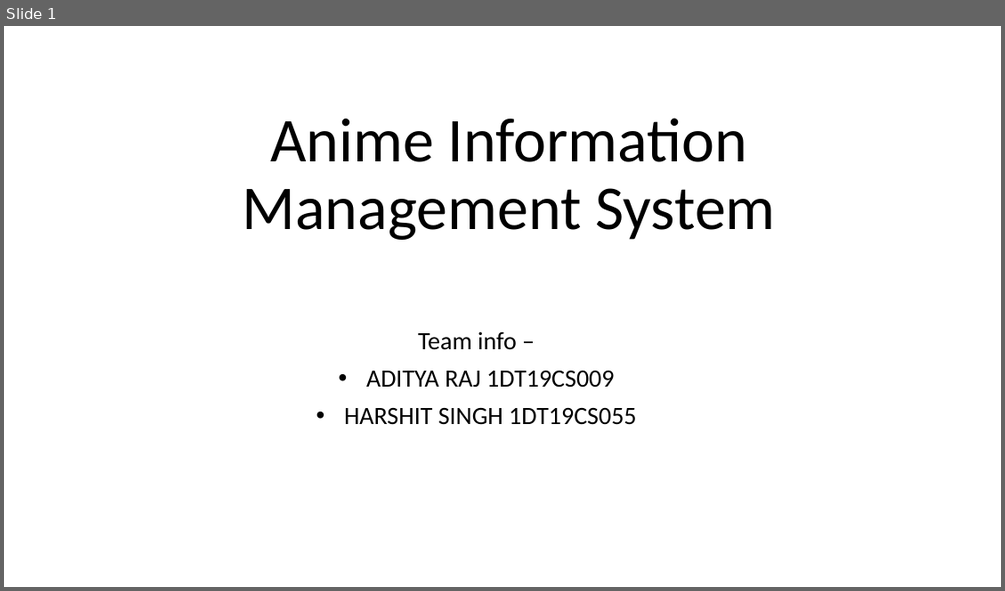
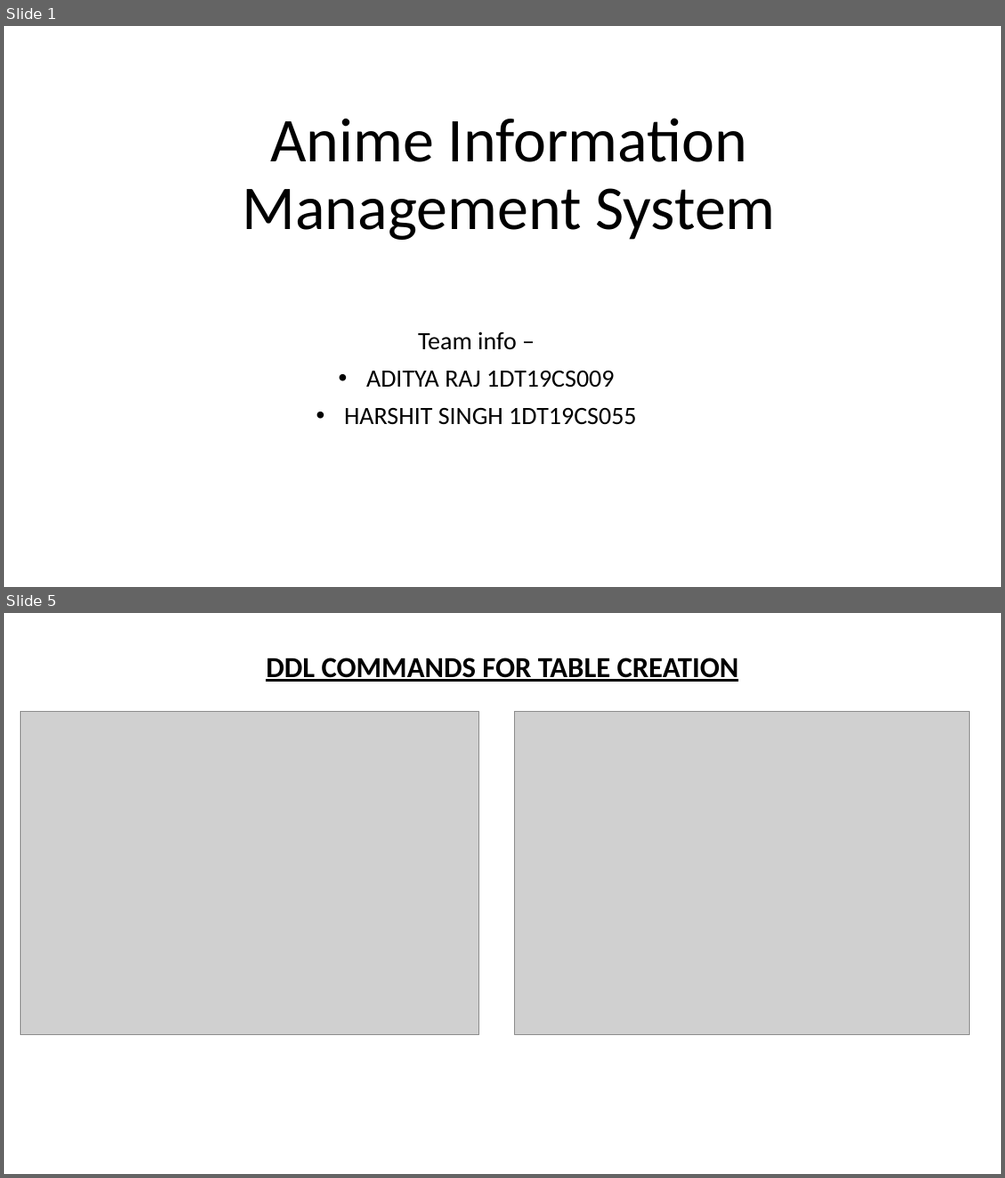
Before and after one commit to AdityaRaj1440/DB_miniproj, a slide deck: db.pptx. Shown one above the other, each under a label of ours: slide 1 before the commit, slides 1 and 5 after it; the slides between them are not shown. The pictures are 1005x591 and 1005x1178 pixels, drawn with LibreOffice and Linux fonts; fonts in the diff are those of the drawing; grey boxes stand for pictures. Boxes give left, top, right and bottom in pixels: in the first picture for what was removed or moved away, otherwise in the second. Text is boxed around its words. In the diff, an @@ line names an element or a change of style, - is before the commit and + after.

```diff
--- a/db.pptx
+++ b/db.pptx
@@ slide 5 added at [4, 613, 1001, 1174], background #FFFFFF @@
@@ text added at [266, 657, 739, 682], 28 pt, text #000000, bold, underline @@
+DDL COMMANDS FOR TABLE CREATION
@@ picture added at [20, 712, 479, 1035] @@
@@ picture added at [515, 712, 970, 1035] @@
```
Also in this commit, not shown: 3 slides changed, 8 other slides added, 4 slides removed.
